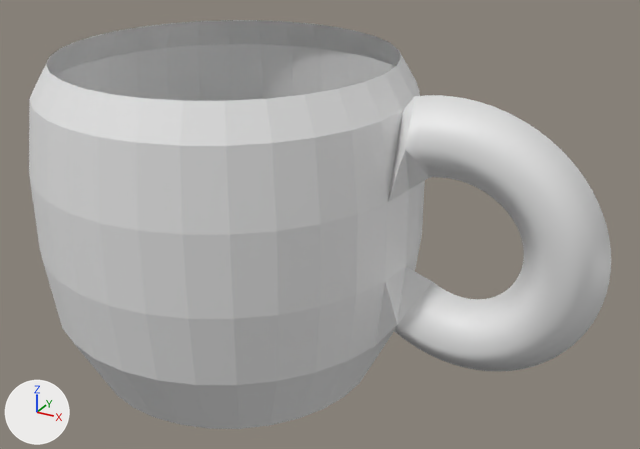
Renders of the Blender file Drink/mug_01.blend from each side of a commit.
Before and after are seen from a camera (50 mm lens) standing at (2.63, -3.77, 1.8) and looking at (0.53, 0.03, -0.1). Every picture has the same lights, and +X, +Y and +Z are marked at lower left.
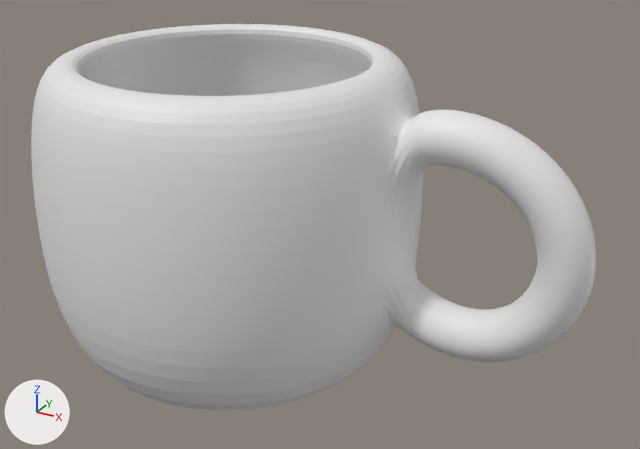
Commit message: finished mug

The change, as a diff of the scene's bpy script:
```diff
--- a/Drink/mug_01.blend.py
+++ b/Drink/mug_01.blend.py
@@ me_cylinder @@
 # used by ob_cylinder; location = (0.0, 0.0, 0.0)
-me_cylinder.from_pydata(...)  # 385 vertices, 384 faces; spans x -1.05..2.05, y -1.05..1.05, z -1.0..0.77
+me_cylinder.from_pydata(...)  # 546 vertices, 576 faces; spans x -1.05..2.05, y -1.05..1.05, z -1.0..0.77
+# me_cylinder part 1
+# 2 vertices move from x 1.06..1.12, y 0.0, z 0.68..0.69 to x 1.06..1.12, y 0.0, z 0.66..0.69
+# 129 vertices are added at x -0.84..0.84, y -0.84..0.84, z -0.6..0.77
+# 32 new vertices lie (0.0, 0.0, 0.43) away from vertices in x -0.84..0.84, y -0.84..0.84, z -0.21
+# 192 new faces join them
@@ ob_cylinder @@
 ob_cylinder.location = (0.0, 0.0, 0.0)
+_m = ob_cylinder.modifiers.new('Subdivision', 'SUBSURF')
+_m.levels = 3
+_m.render_levels = 3
```

Location of each change, (x1, y1, x2, y2) in pixels of the pictures (640 x 449 px):
'Cylinder', reshaped, modifiers changed
    before: (29, 20, 611, 429)
    after: (31, 24, 596, 411)
part 1 of me_cylinder, built on
    before: (382, 95, 441, 200)
    after: (51, 24, 441, 197)
